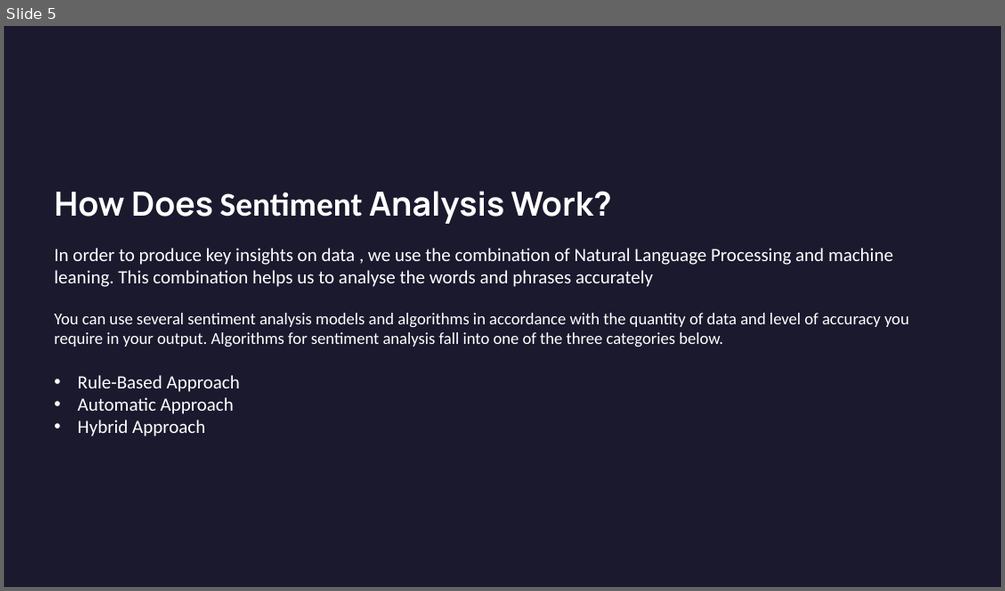
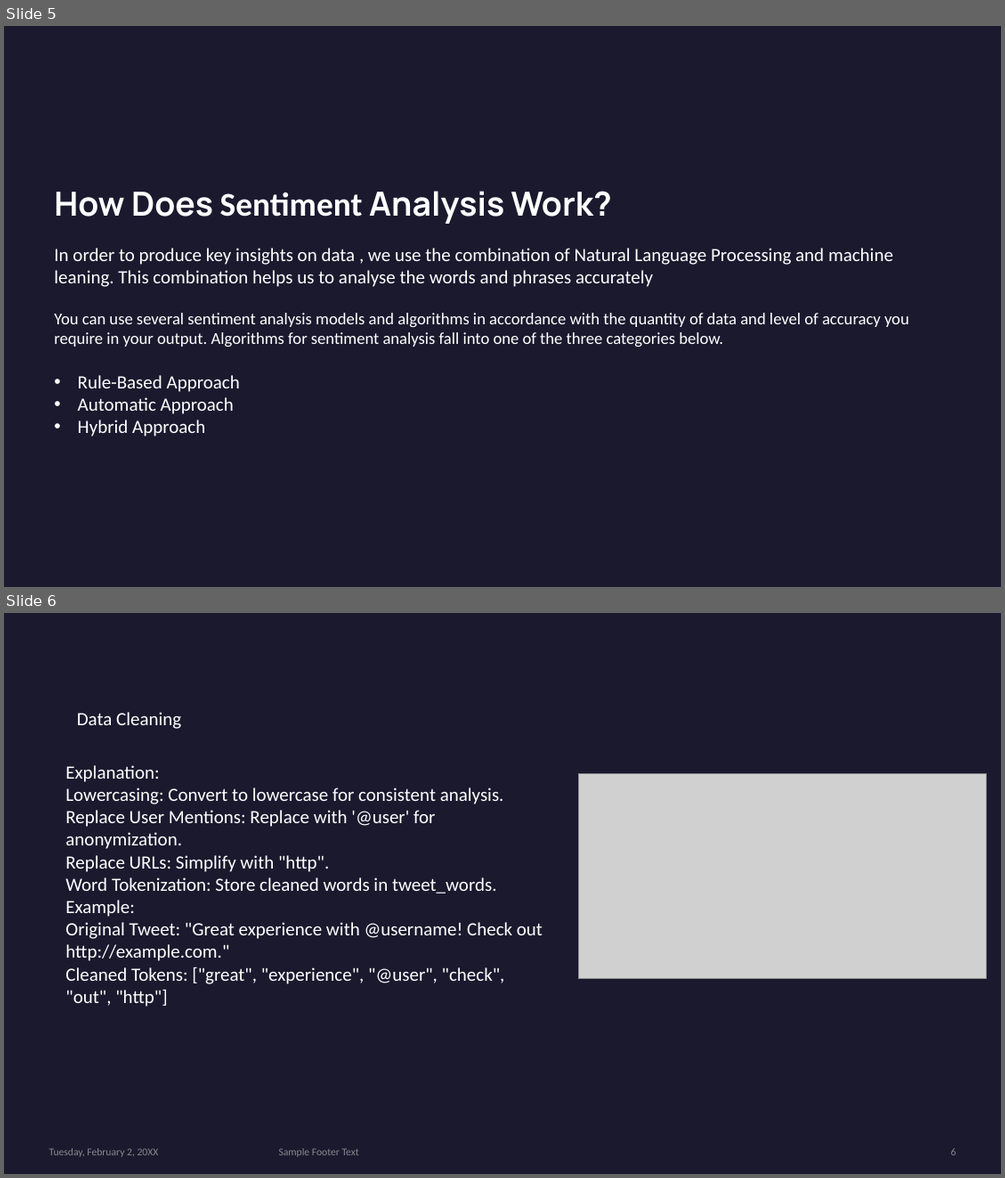
Before and after one commit to Nuthan-hue/Sentiment-Analysis, a slide deck: Documentation/Team 07_Final Project.pptx. Shown one above the other, each under a label of ours: slide 5 before the commit, slides 5 and 6 after it. The pictures are 1005x591 and 1005x1178 pixels, drawn with LibreOffice and Linux fonts; fonts in the diff are those of the drawing; grey boxes stand for pictures. Boxes give left, top, right and bottom in pixels: in the first picture for what was removed or moved away, otherwise in the second. Text is boxed around its words. In the diff, an @@ line names an element or a change of style, - is before the commit and + after.

Commit message:
updated PPT

```diff
--- a/Documentation/Team 07_Final Project.pptx
+++ b/Documentation/Team 07_Final Project.pptx
@@ slide 6 added at (4, 613, 1001, 1174), background #1B192E @@
@@ text added at (77, 712, 181, 729), 18 pt, text #FFFFFF @@
+Data Cleaning
@@ text added at (65, 765, 542, 1006), 18 pt, text #FFFFFF @@
+Explanation:
+Lowercasing: Convert to lowercase for consistent analysis.
+Replace User Mentions: Replace with '@user' for anonymization.
+Replace URLs: Simplify with "http".
+Word Tokenization: Store cleaned words in tweet_words.
+Example:
+Original Tweet: "Great experience with @username! Check out http://example.com."
+Cleaned Tokens: ["great", "experience", "@user", "check", "out", "http"]
@@ picture added at (578, 774, 987, 979) @@
@@ text added at (49, 1148, 159, 1157), 10 pt, text #A6A6A6 at 80% opacity @@
+Tuesday, February 2, 20XX
@@ text added at (279, 1148, 359, 1157), 10 pt, text #A6A6A6 at 80% opacity @@
+Sample Footer Text
@@ page number added at (951, 1148, 956, 1155), 10 pt, text #A6A6A6 at 80% opacity @@
+6
```
Also in this commit, not shown: 4 other files.
